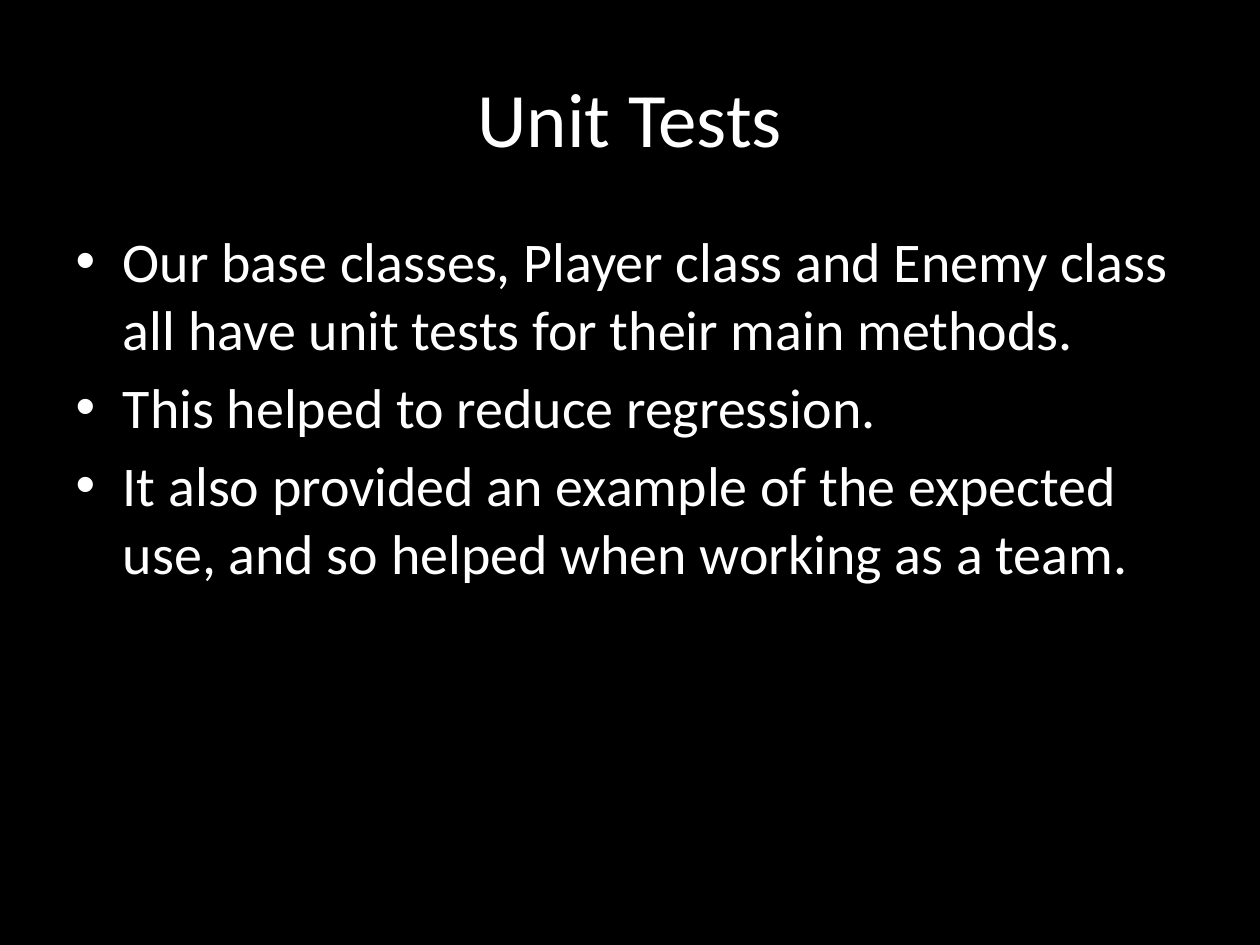
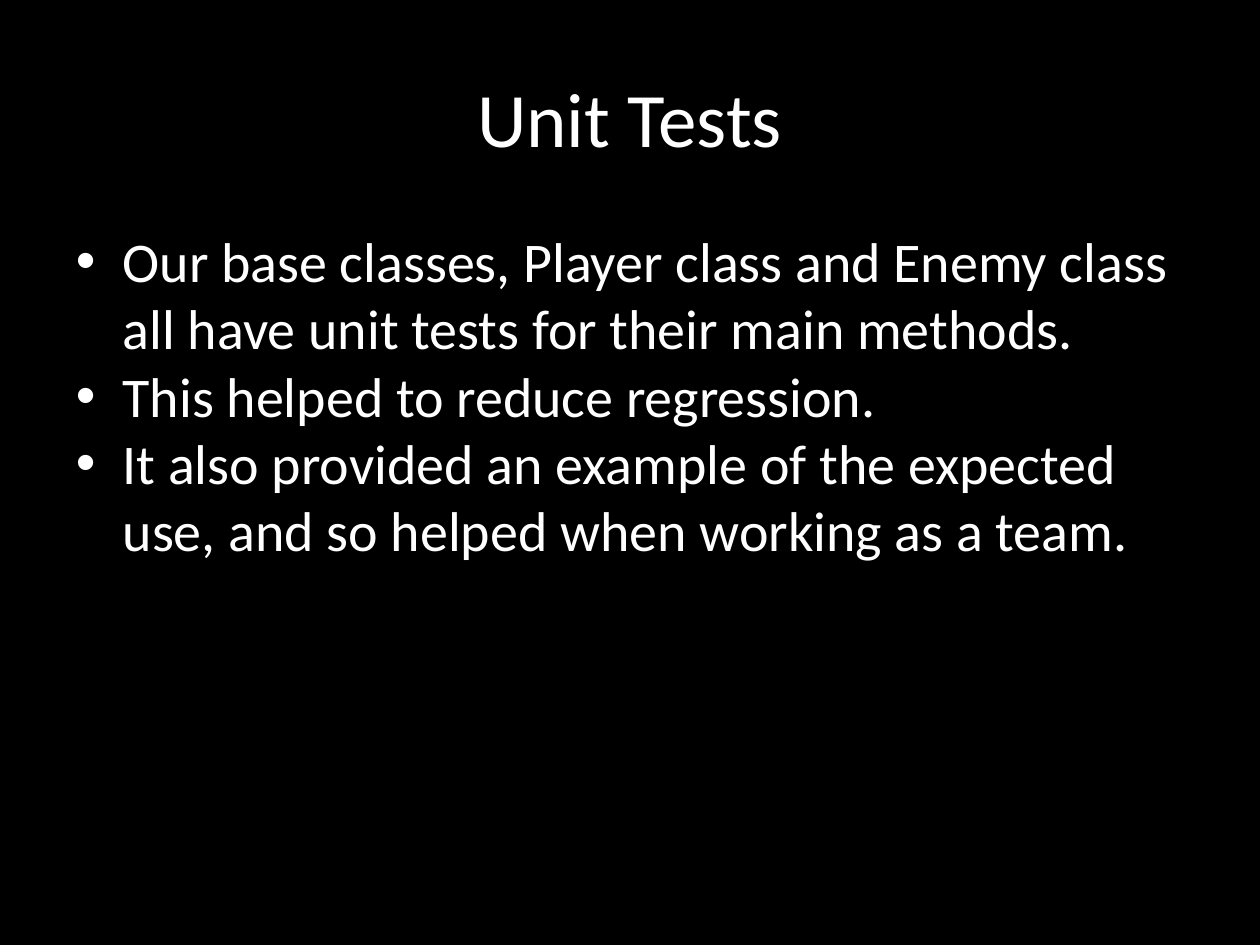
Before and after one commit to terrencepreilly/CPS410, a slide deck: slide 4 of final_presentation/Presentation.pptx. Drawn at 1260x945 pixels with LibreOffice and Linux fonts; fonts in the diff are those of the drawing. Boxes give left, top, right and bottom in pixels: in the first picture for what was removed or moved away, otherwise in the second. Text is boxed around its words. In the diff, an @@ line names an element or a change of style, - is before the commit and + after.

```diff
--- a/final_presentation/Presentation.pptx
+++ b/final_presentation/Presentation.pptx
@@ text "Our base classes, Player class ..." at [123,243,1167,561]: indent changed; less space between paragraphs @@
```
Also in this commit, not shown: 4 other slides changed, 4 slides added, 4 slides removed.
